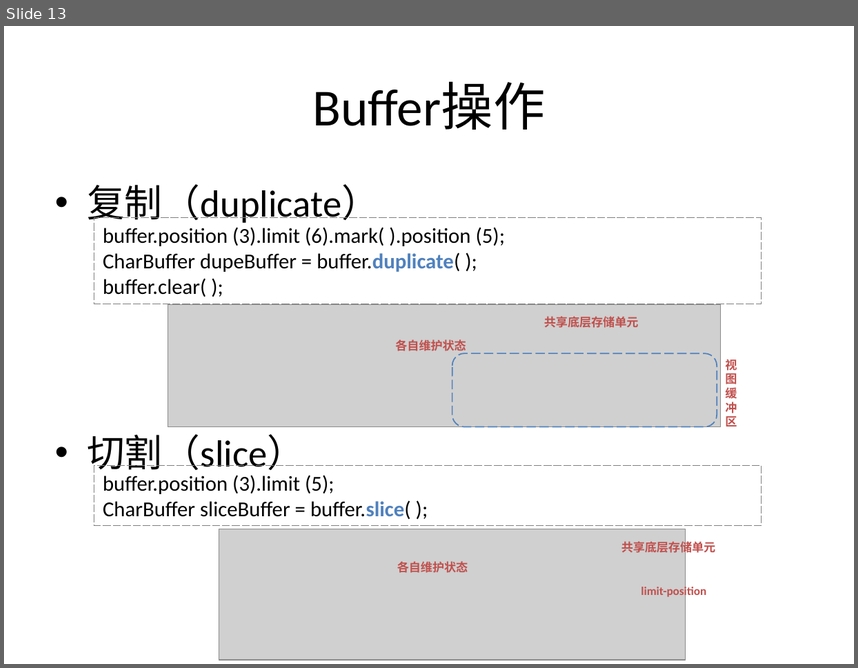
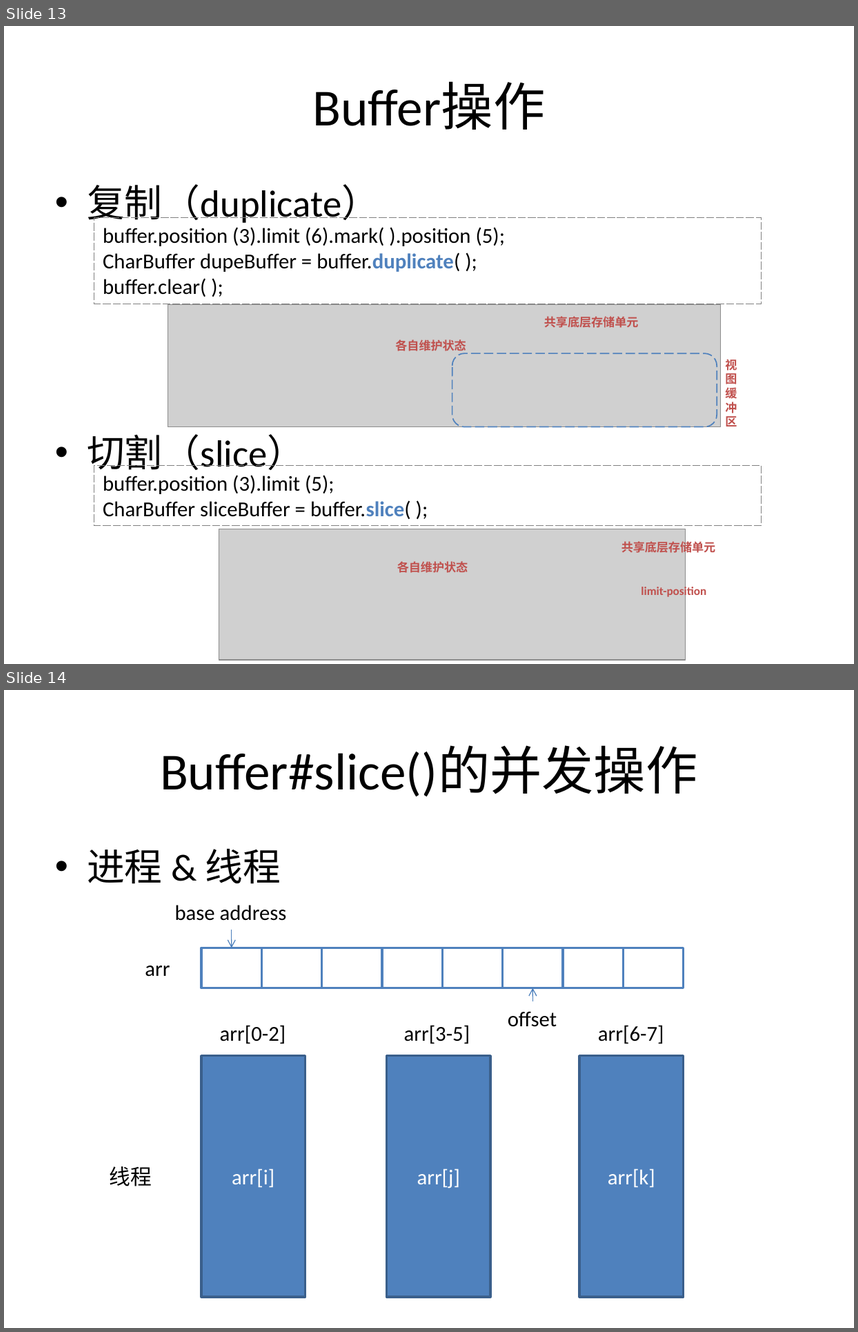
Before and after one commit to guhanjie/Knowledge-sharing, a slide deck: 扒一扒Java IO那些事儿.pptx. Shown one above the other, each under a label of ours: slide 13 before the commit, slides 13 and 14 after it. The pictures are 858x668 and 858x1332 pixels, drawn with LibreOffice and Linux fonts; fonts in the diff are those of the drawing; grey boxes stand for pictures. Boxes give left, top, right and bottom in pixels: in the first picture for what was removed or moved away, otherwise in the second. Text is boxed around its words. In the diff, an @@ line names an element or a change of style, - is before the commit and + after.

Commit message:
update java io V1.0(add page align in java and concurrency of Buffer#slice()

```diff
--- a/扒一扒Java IO那些事儿.pptx
+++ b/扒一扒Java IO那些事儿.pptx
@@ slide 14 added at (4, 690, 854, 1328), background #FFFFFF @@
@@ title added at (160, 746, 698, 797), 44 pt, text #000000 @@
+Buffer#slice()的并发操作
@@ text added at (87, 849, 281, 884), 32 pt, text #000000 @@
+• 进程 & 线程
@@ text added at (175, 905, 287, 920), 18 pt, text #000000 @@
+base address
@@ arrow added from (232, 929) to (232, 947), #4B7EBC 0.75 pt @@
@@ rectangle added at (201, 947, 261, 987), fill #FFFFFF, outline #4F81BD 2 pt @@
@@ rectangle added at (261, 947, 322, 987), fill #FFFFFF, outline #4F81BD 2 pt @@
@@ rectangle added at (322, 947, 382, 987), fill #FFFFFF, outline #4F81BD 2 pt @@
@@ rectangle added at (382, 947, 443, 987), fill #FFFFFF, outline #4F81BD 2 pt @@
@@ rectangle added at (443, 947, 503, 987), fill #FFFFFF, outline #4F81BD 2 pt @@
@@ rectangle added at (503, 947, 564, 987), fill #FFFFFF, outline #4F81BD 2 pt @@
@@ rectangle added at (562, 947, 623, 987), fill #FFFFFF, outline #4F81BD 2 pt @@
@@ rectangle added at (623, 947, 683, 987), fill #FFFFFF, outline #4F81BD 2 pt @@
@@ text added at (145, 965, 170, 976), 18 pt, text #000000 @@
+arr
@@ arrow added from (533, 1001) to (533, 987), #4B7EBC 0.75 pt @@
@@ text added at (508, 1011, 557, 1027), 18 pt, text #000000 @@
+offset
@@ text added at (220, 1025, 286, 1044), 18 pt, text #000000 @@
+arr[0-2]
@@ text added at (404, 1025, 470, 1044), 18 pt, text #000000 @@
+arr[3-5]
@@ text added at (598, 1025, 664, 1044), 18 pt, text #000000 @@
+arr[6-7]
@@ rectangle added at (201, 1056, 305, 1296), fill #4F81BD, outline #3A5F8C 2 pt, 18 pt, text #FFFFFF @@
+arr[i]
@@ rectangle added at (386, 1056, 490, 1296), fill #4F81BD, outline #3A5F8C 2 pt, 18 pt, text #FFFFFF @@
+arr[j]
@@ rectangle added at (579, 1056, 683, 1296), fill #4F81BD, outline #3A5F8C 2 pt, 18 pt, text #FFFFFF @@
+arr[k]
@@ text added at (110, 1166, 152, 1186), 18 pt, text #000000 @@
+线程
```
Also in this commit, not shown: 2 other slides added.
